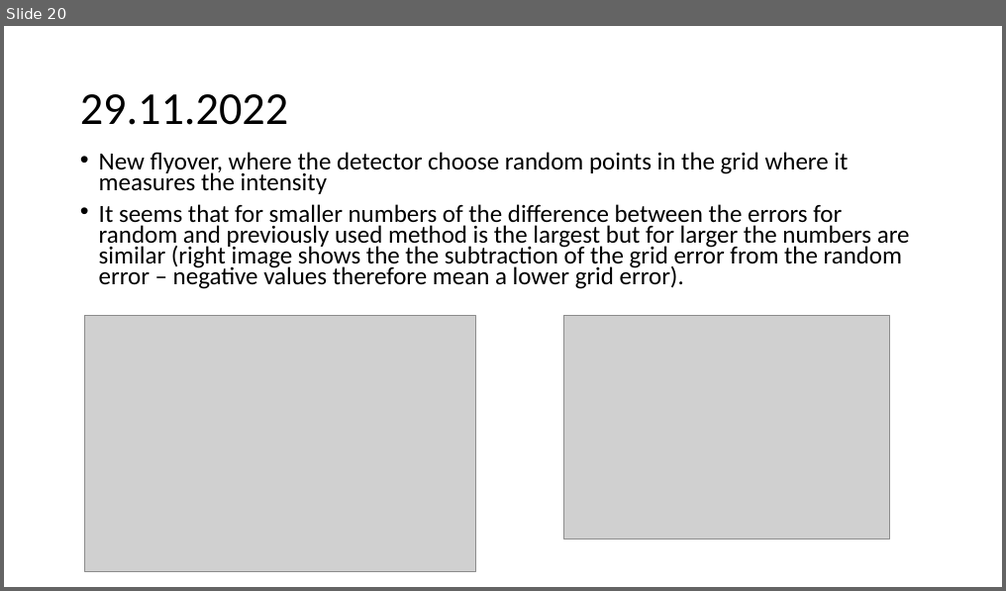
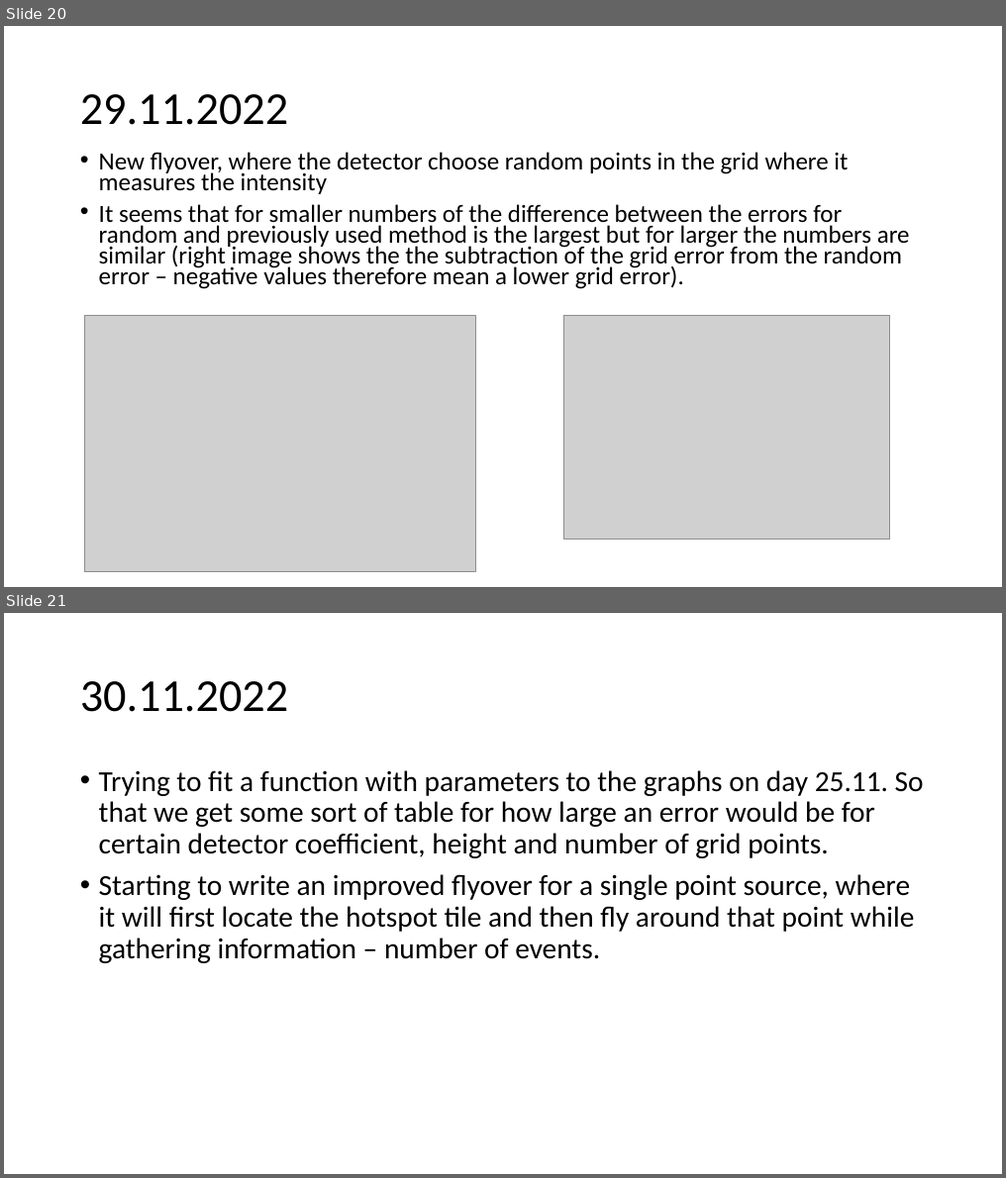
Before and after one commit to urhtrinko/DroneRadioactivity_student_job, a slide deck: reports/work_diary.pptx. Shown one above the other, each under a label of ours: slide 20 before the commit, slides 20 and 21 after it. The pictures are 1006x591 and 1006x1178 pixels, drawn with LibreOffice and Linux fonts; fonts in the diff are those of the drawing; grey boxes stand for pictures. Boxes give left, top, right and bottom in pixels: in the first picture for what was removed or moved away, otherwise in the second. Text is boxed around its words. In the diff, an @@ line names an element or a change of style, - is before the commit and + after.

```diff
--- a/reports/work_diary.pptx
+++ b/reports/work_diary.pptx
@@ slide 21 added at (4, 613, 1002, 1174), background #FFFFFF @@
@@ title added at (80, 681, 288, 712), 44 pt, text #000000 @@
+30.11.2022
@@ text added at (99, 770, 924, 963), 28 pt, text #000000 @@
+• Trying to fit a function with parameters to the graphs on day 25.11. So that we get some sort of table for how large an error would be for certain detector coefficient, height and number of grid points.
+• Starting to write an improved flyover for a single point source, where it will first locate the hotspot tile and then fly around that point while gathering information – number of events.
```
Also in this commit, not shown: 1 other slide added.
